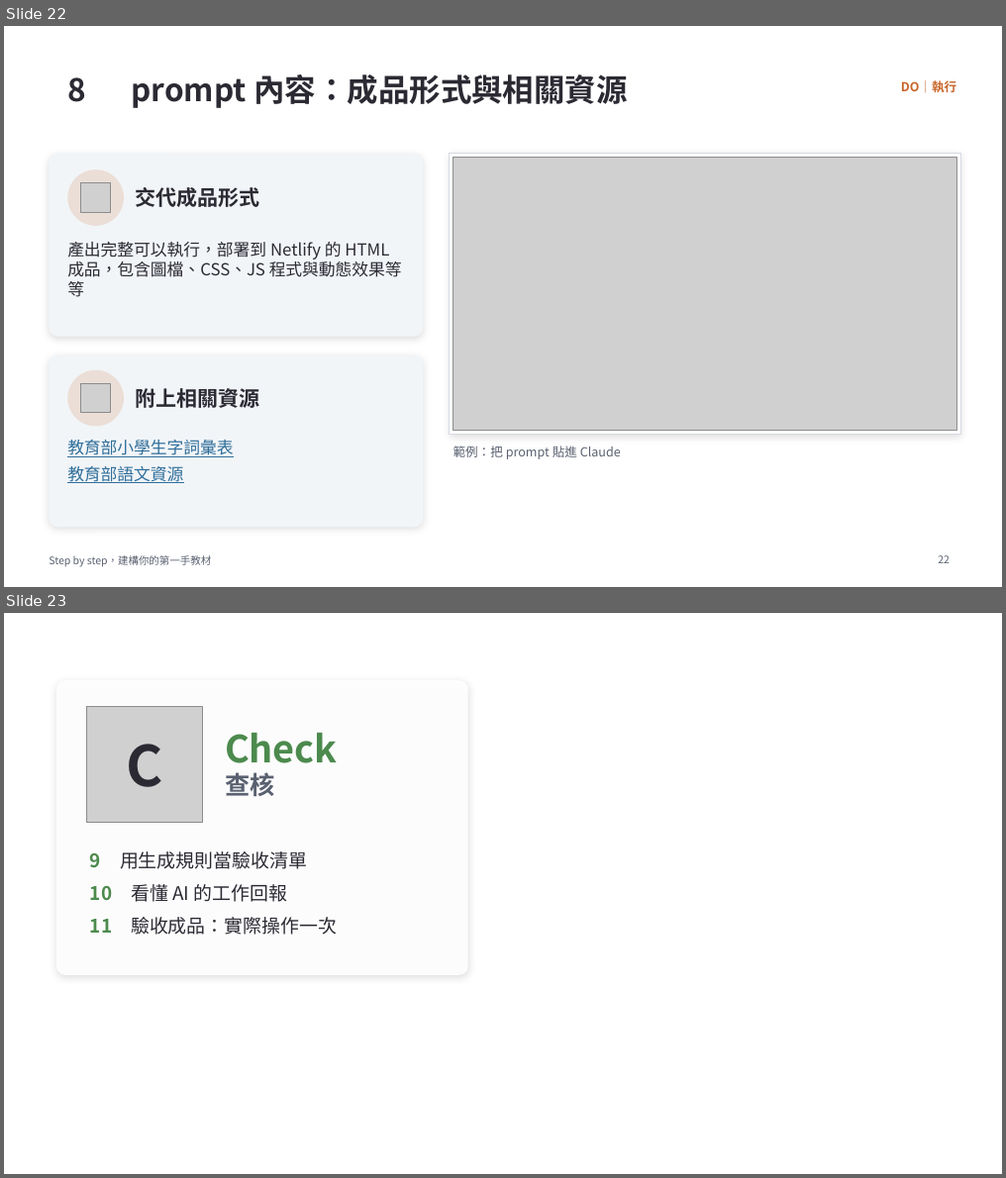
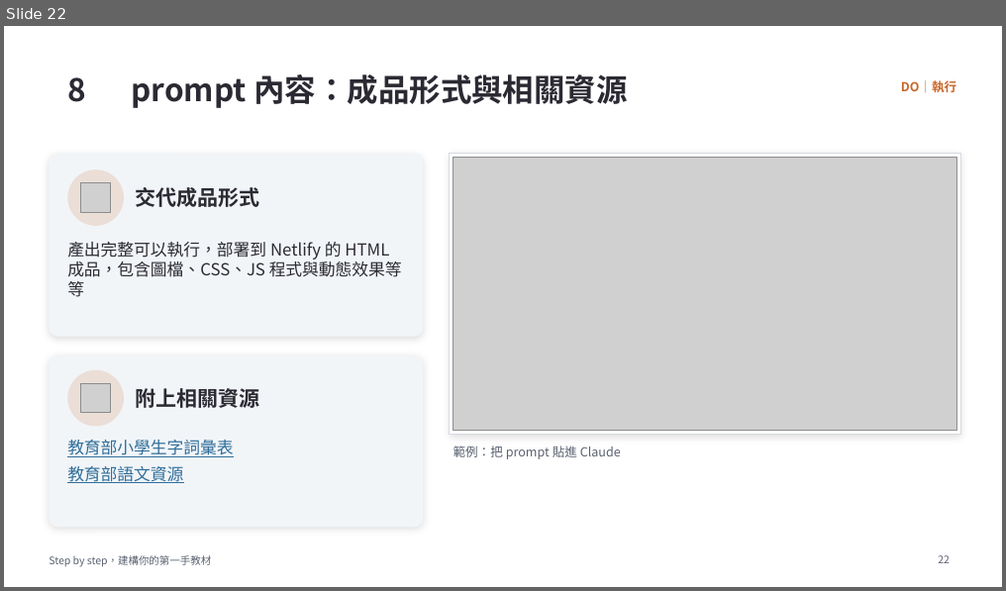
Before and after one commit to MattAtAIEra/NTTU2026-step-by-step, a slide deck: doc/Step-by-Step_建構你的第一手教材_PDCA.pptx. Shown one above the other, each under a label of ours: slides 22 and 23 before the commit, slide 22 after it. The pictures are 1006x1178 and 1006x591 pixels, drawn with LibreOffice and Linux fonts; fonts in the diff are those of the drawing; grey boxes stand for pictures; background and template pictures are left out. Boxes give left, top, right and bottom in pixels: in the first picture for what was removed or moved away, otherwise in the second. Text is boxed around its words. In the diff, an @@ line names an element or a change of style, - is before the commit and + after.

```diff
--- a/doc/Step-by-Step_建構你的第一手教材_PDCA.pptx
+++ b/doc/Step-by-Step_建構你的第一手教材_PDCA.pptx
@@ slide 23 removed at <box>4,613,1002,1174</box>, background picture (left out) @@
@@ rounded rectangle removed at <box>56,680,468,975</box> @@
@@ picture removed at <box>86,707,202,823</box> @@
@@ text removed at <box>126,744,162,787</box> @@
-C
@@ title removed at <box>225,733,338,796</box> @@
-Check
-查核
@@ text removed at <box>90,852,337,935</box> @@
-9 用生成規則當驗收清單
-10 看懂 AI 的工作回報
-11 驗收成品：實際操作一次
```
Also in this commit, not shown: 8 slides changed, 8 slides added, 1 other slide removed.
